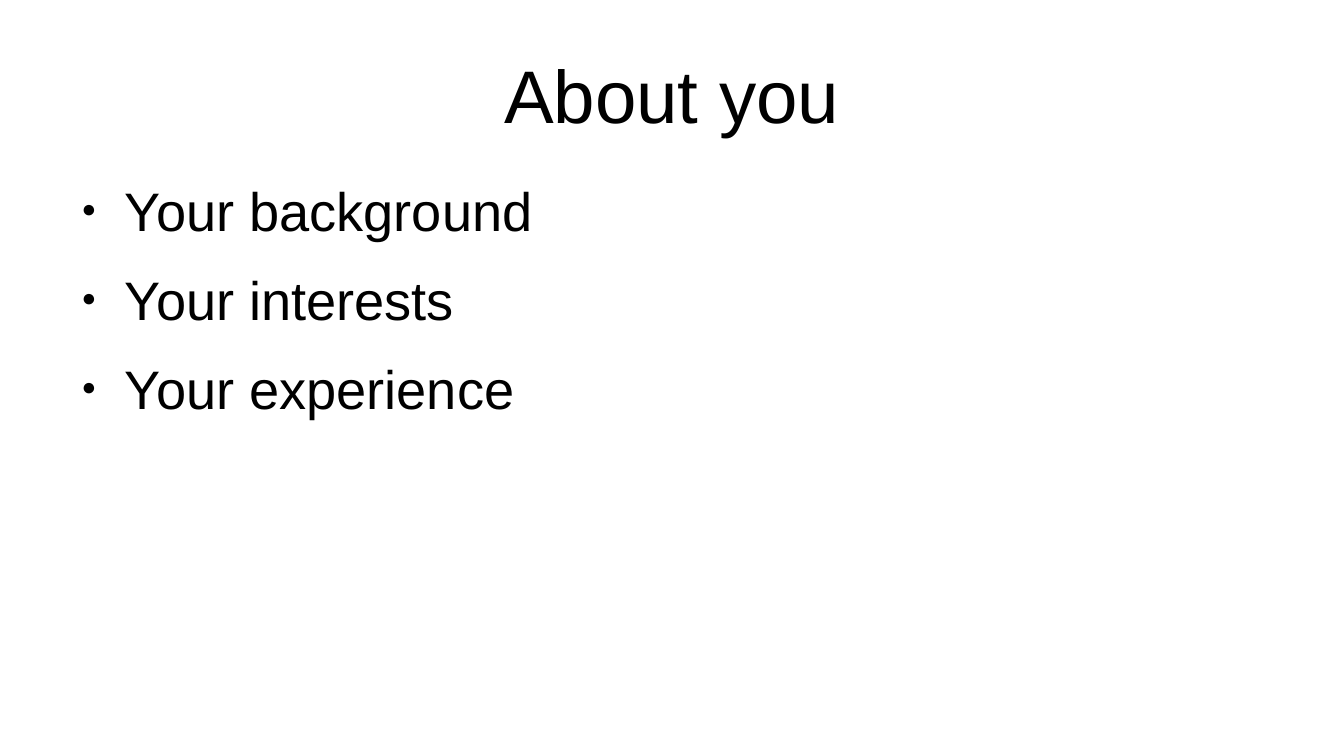
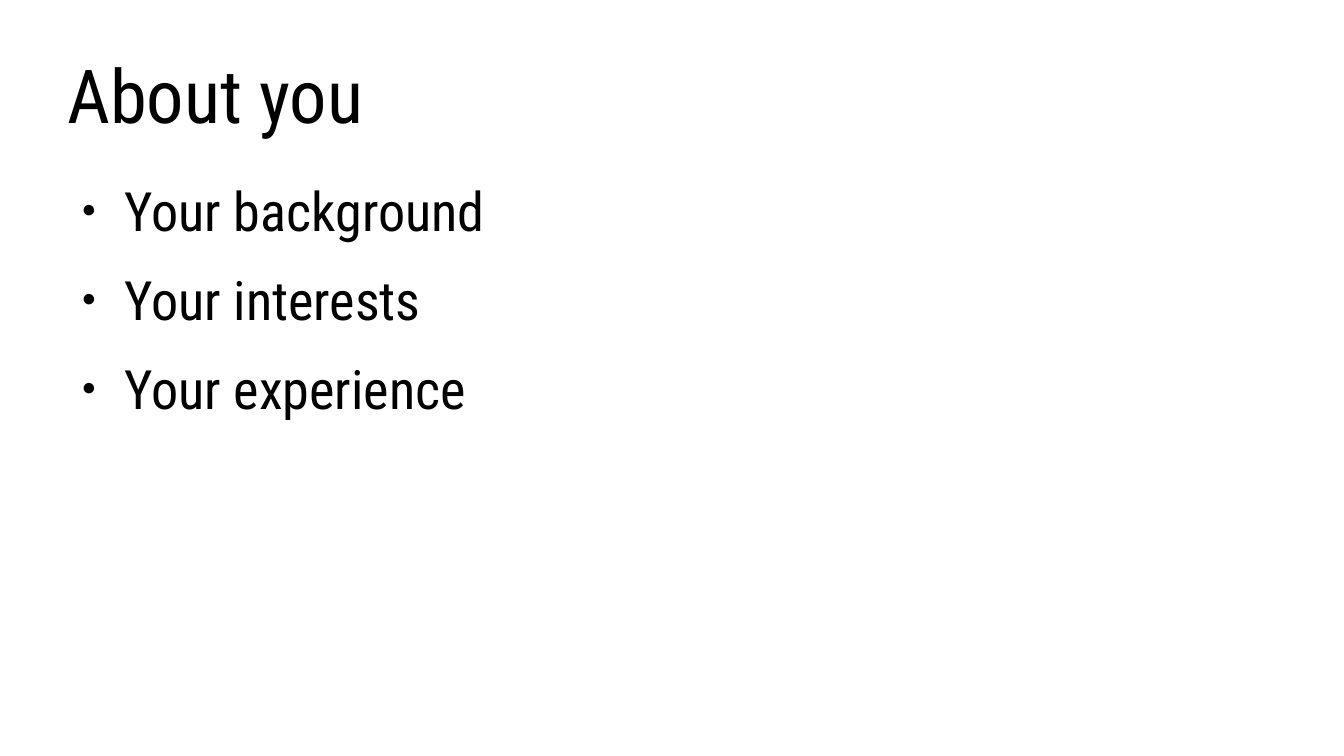
Before and after one commit to lorentzo/IntroductionToComputerGraphics, a slide deck: slide 5 of lectures/1_introduction/introduction.odp. Drawn at 1344x756 pixels with LibreOffice and Linux fonts; fonts in the diff are those of the drawing. Boxes give left, top, right and bottom in pixels: in the first picture for what was removed or moved away, otherwise in the second. Text is boxed around its words. In the diff, an @@ line names an element or a change of style, - is before the commit and + after.

```diff
--- a/lectures/1_introduction/introduction.odp
+++ b/lectures/1_introduction/introduction.odp
@@ title "About you" at bbox=[67, 67, 363, 139]: font Arial to Roboto Condensed; alignment centre to left @@
@@ text "Your background" at bbox=[125, 190, 485, 420]: font Arial to Roboto Condensed @@
```
Also in this commit, not shown: 3 other slides changed, 4 slides added, 2 slides removed, 7 other files.
